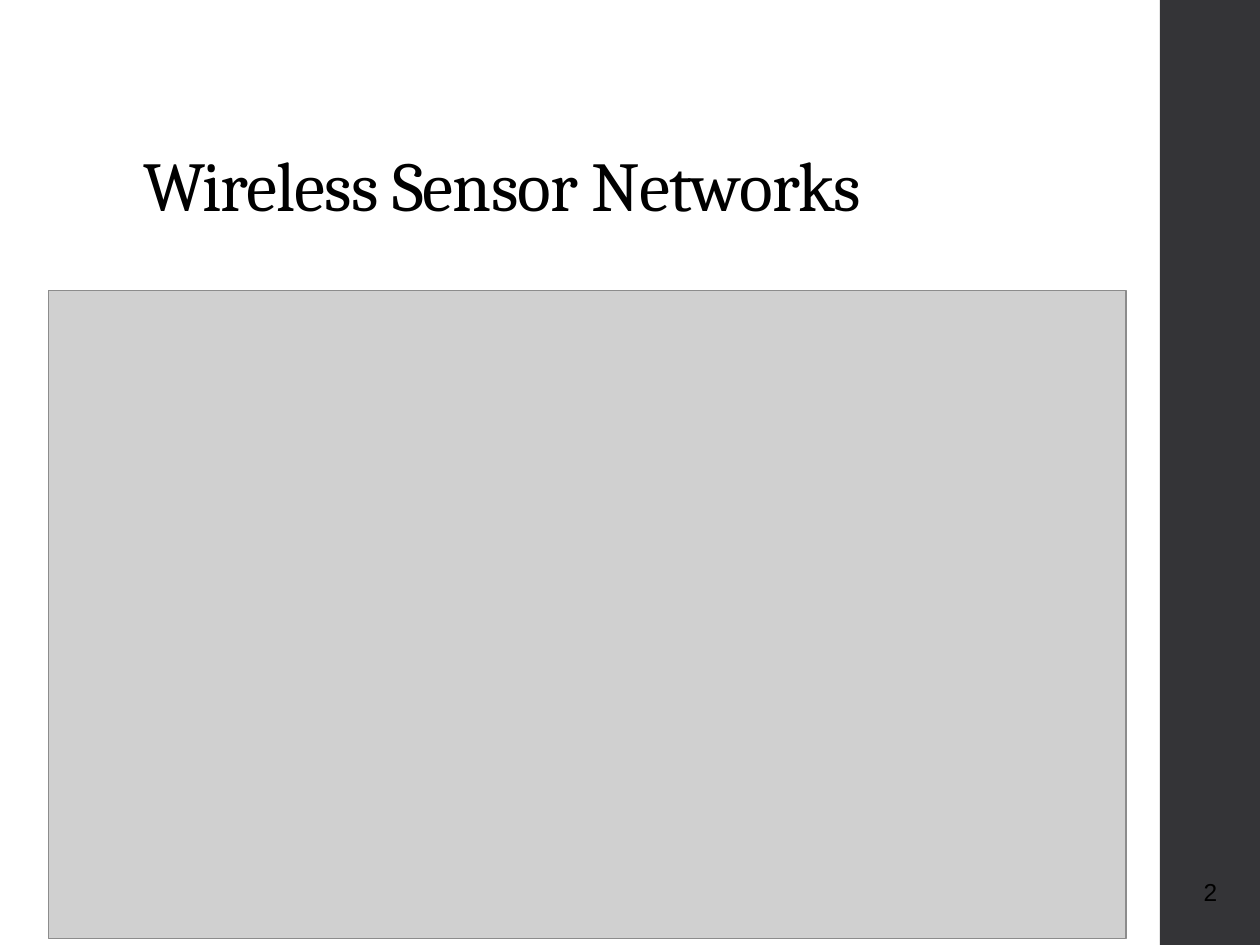
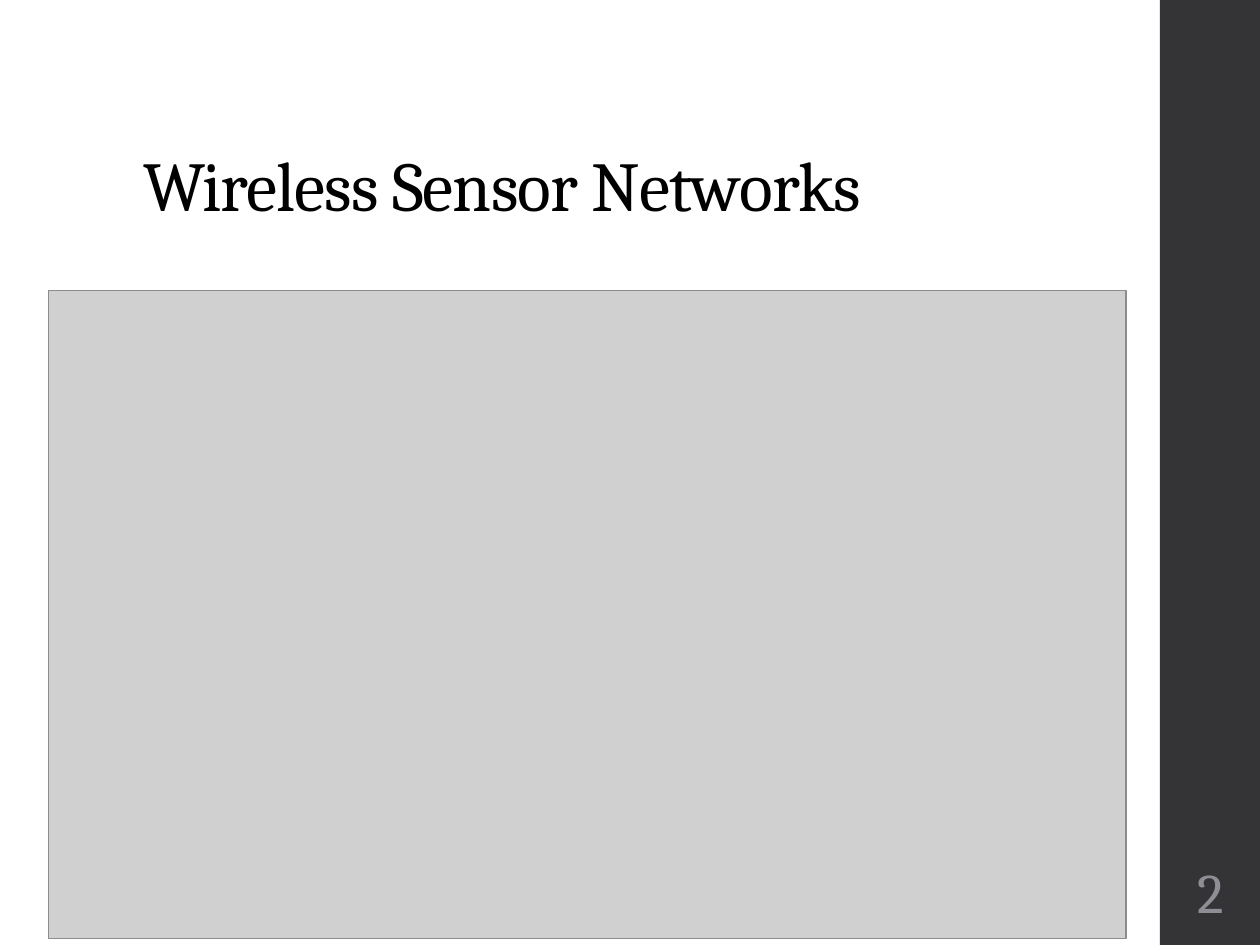
Before and after one commit to geneti/cse220_2020fall, a slide deck: slide 2 of Lectures/cse220-25-C-programming-in-IoT.pptx. Drawn at 1260x945 pixels with LibreOffice and Linux fonts; fonts in the diff are those of the drawing; grey boxes stand for pictures. Boxes give left, top, right and bottom in pixels: in the first picture for what was removed or moved away, otherwise in the second. Text is boxed around its words. In the diff, an @@ line names an element or a change of style, - is before the commit and + after.

```diff
--- a/Lectures/cse220-25-C-programming-in-IoT.pptx
+++ b/Lectures/cse220-25-C-programming-in-IoT.pptx
@@ page number at box(1197, 875, 1223, 913): size 14 to 32 pt, font Arial to Cambria, text colour #000000 to #8E8E94 @@
```
Also in this commit, not shown: 13 other slides changed, 2 slides added, 4 slides removed, 1 other file.
